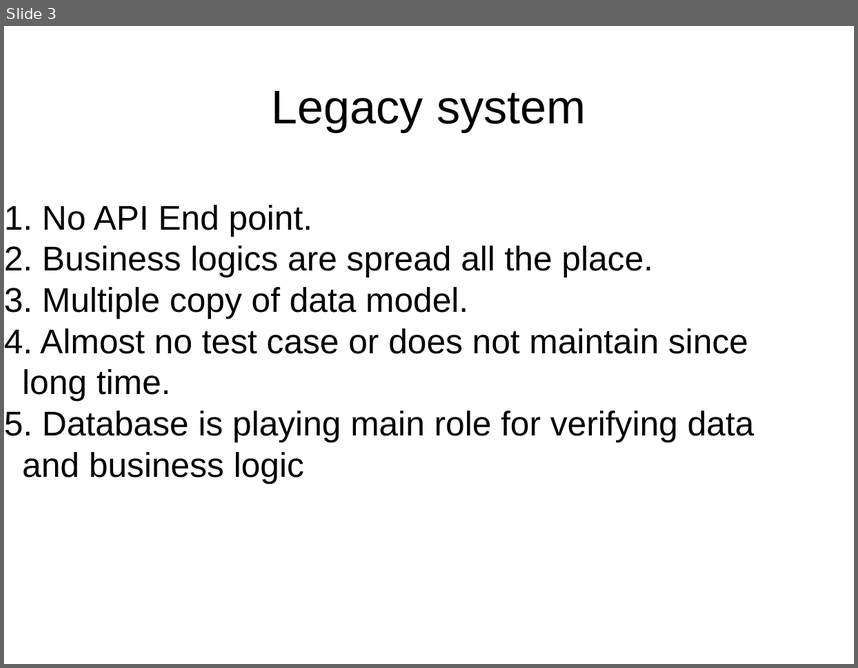
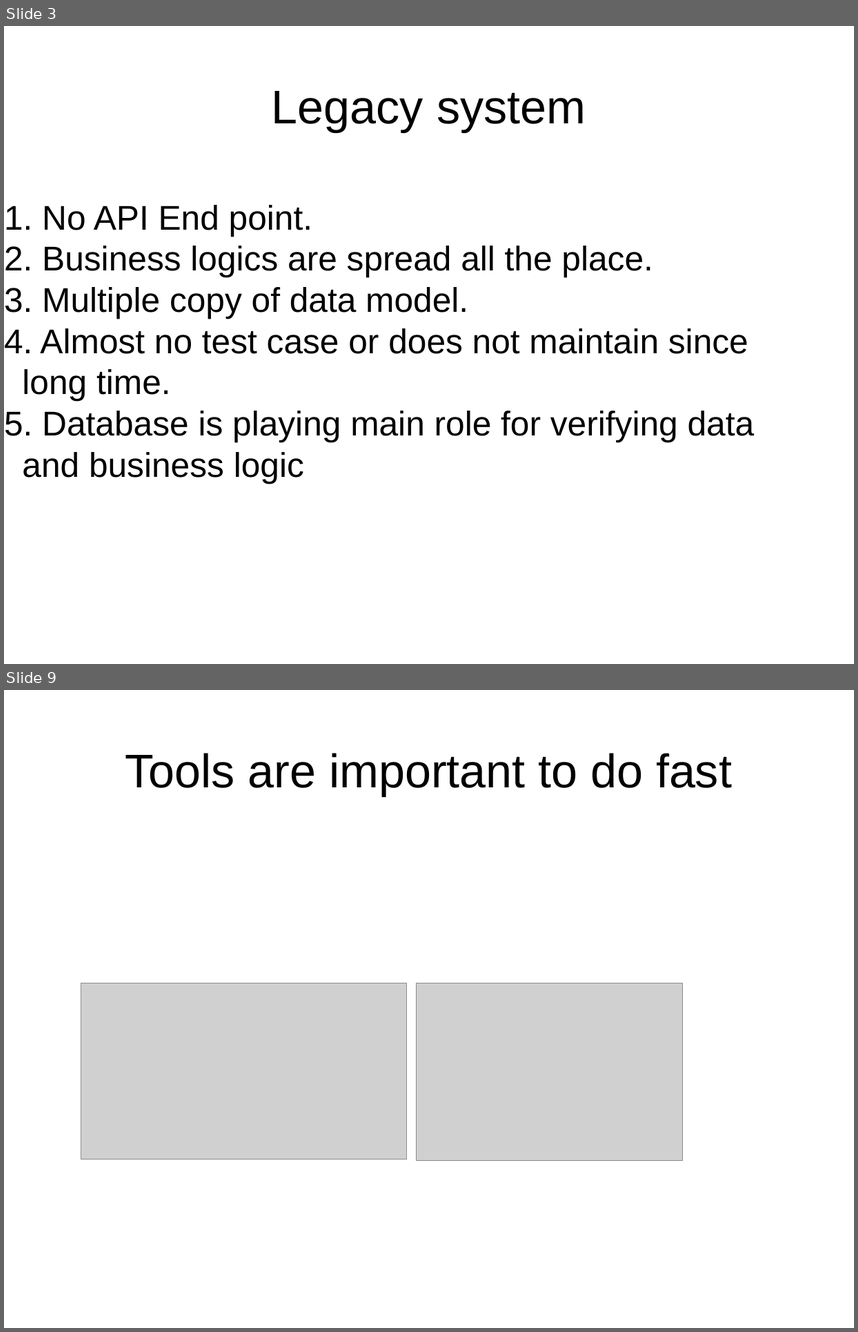
Before and after one commit to Mamun/prac, a slide deck: slide.odp. Shown one above the other, each under a label of ours: slide 3 before the commit, slides 3 and 9 after it; the slides between them are not shown. The pictures are 858x668 and 858x1332 pixels, drawn with LibreOffice and Linux fonts; fonts in the diff are those of the drawing; grey boxes stand for pictures. Boxes give left, top, right and bottom in pixels: in the first picture for what was removed or moved away, otherwise in the second. Text is boxed around its words. In the diff, an @@ line names an element or a change of style, - is before the commit and + after.

```diff
--- a/slide.odp
+++ b/slide.odp
@@ slide 9 added at [4,690,854,1328], background #FFFFFF @@
@@ title added at [125,753,732,796], 44 pt, text #000000 @@
+Tools are important to do fast
@@ picture added at [81,983,407,1159] @@
@@ picture added at [416,983,683,1161] @@
```
Also in this commit, not shown: 8 other slides added, 1 slide removed, 7 other files.
